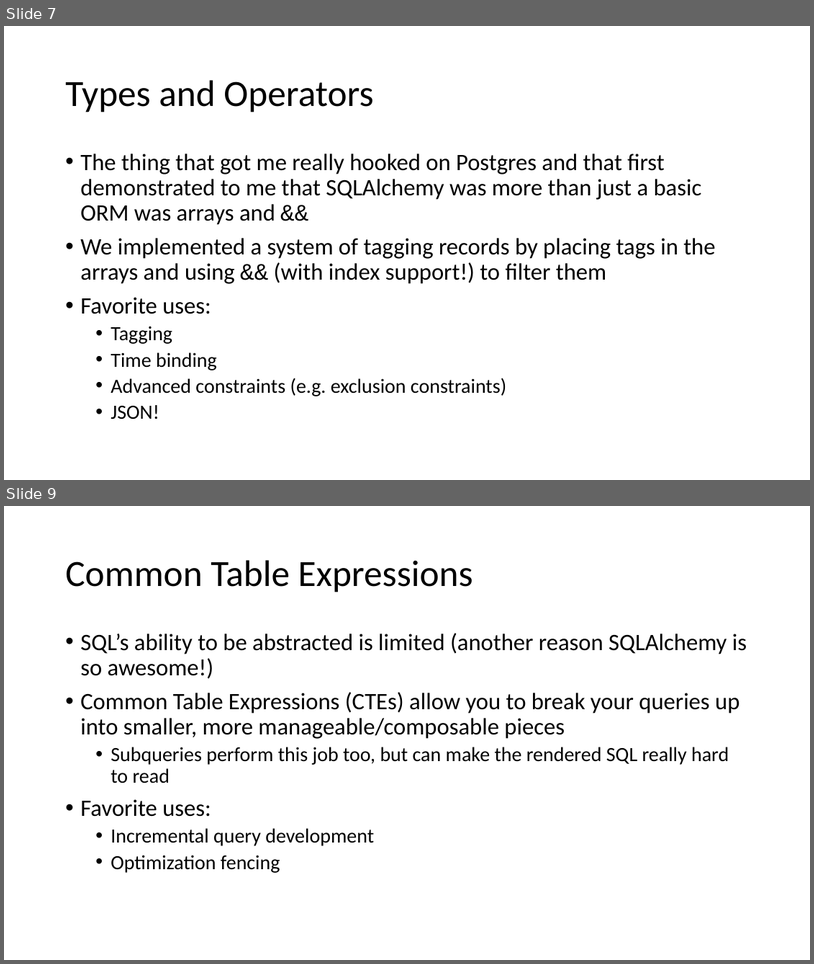
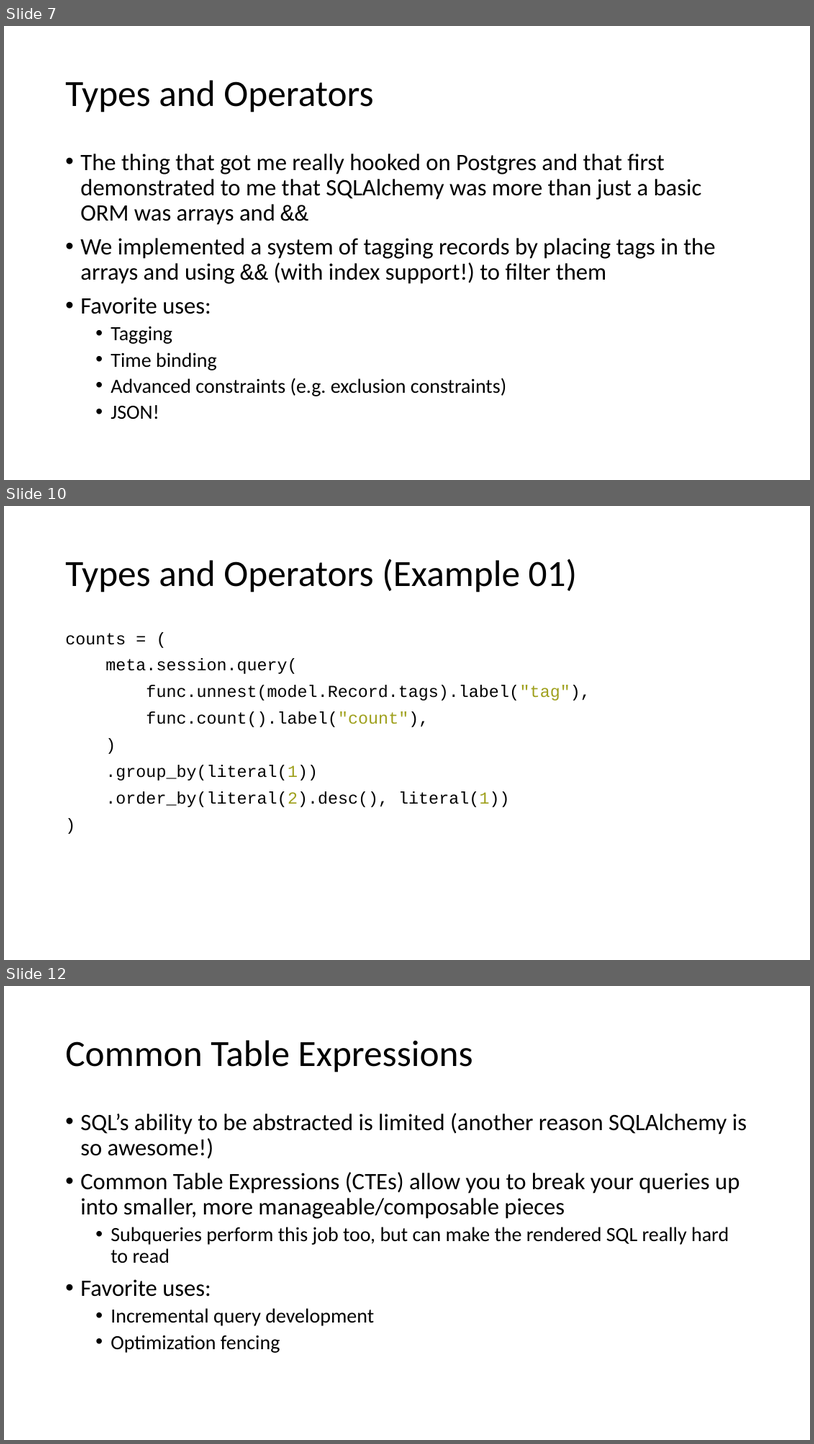
Before and after one commit to f0rk/pygotham-2019, a slide deck: pygotham-2019.pptx. Shown one above the other, each under a label of ours: slides 7 and 9 before the commit, slides 7, 10 and 12 after it; the slides between them are not shown. The pictures are 814x964 and 814x1444 pixels, drawn with LibreOffice and Linux fonts; fonts in the diff are those of the drawing. Boxes give left, top, right and bottom in pixels: in the first picture for what was removed or moved away, otherwise in the second. Text is boxed around its words. In the diff, an @@ line names an element or a change of style, - is before the commit and + after.

Commit message:
flesh out examples in the first section

```diff
--- a/pygotham-2019.pptx
+++ b/pygotham-2019.pptx
@@ slide 10 added at (4, 506, 810, 960), background #FFFFFF @@
@@ title added at (65, 559, 578, 592), 44 pt, text #000000 @@
+Types and Operators (Example 01)
@@ text added at (65, 633, 590, 807), 20 pt, text #000000 @@
+counts = (
+meta.session.query(
+func.unnest(model.Record.tags).label("tag"),
+func.count().label("count"),
+)
+.group_by(literal(1))
+.order_by(literal(2).desc(), literal(1))
+)
@@ what was slide 9 is now slide 12 @@
```
Also in this commit, not shown: 2 slides changed, 2 other slides added, 1 other file.
